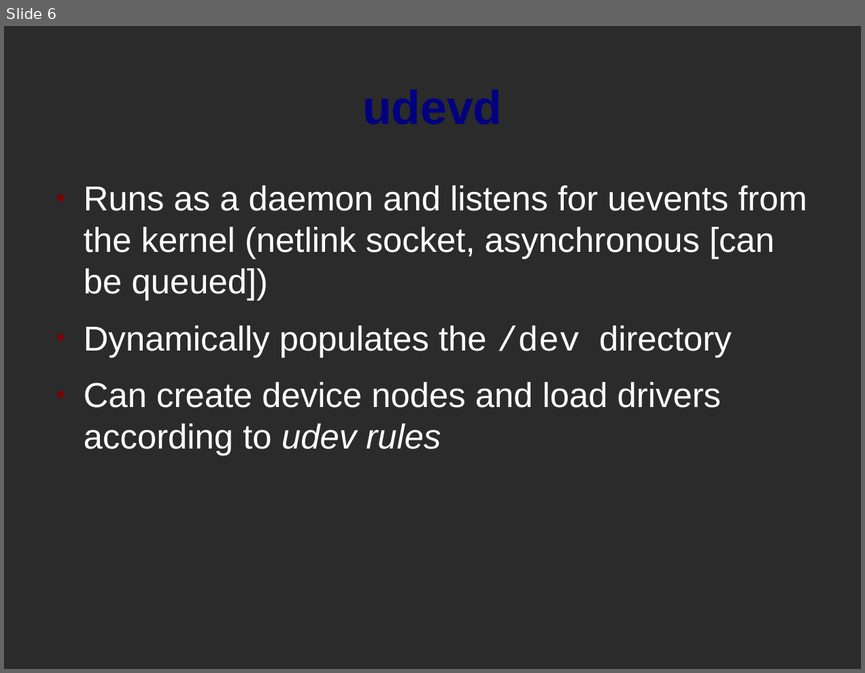
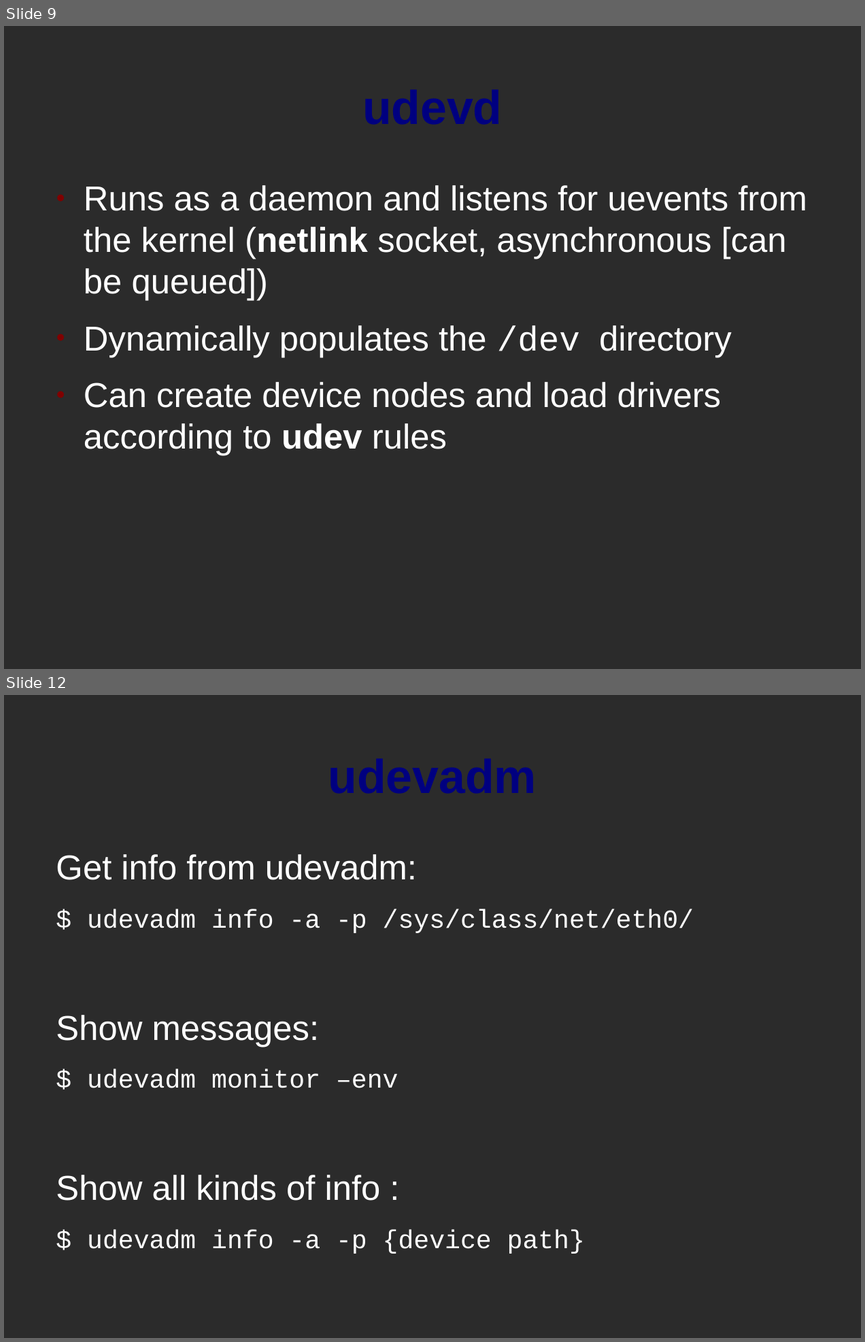
Before and after one commit to misterbonnie/presentations, a slide deck: udev.odp. Shown one above the other, each under a label of ours: slide 6 before the commit, slides 9 and 12 after it; the slides between them are not shown. The pictures are 865x673 and 865x1342 pixels, drawn with LibreOffice and Linux fonts; fonts in the diff are those of the drawing; background and template pictures are left out; a plain dark background stands for a picture behind light text. Boxes give left, top, right and bottom in pixels: in the first picture for what was removed or moved away, otherwise in the second. Text is boxed around its words. In the diff, an @@ line names an element or a change of style, - is before the commit and + after.

Commit message:
udev presentation

```diff
--- a/udev.odp
+++ b/udev.odp
@@ slide 12 added at (4, 695, 861, 1338), background picture (left out) @@
@@ title added at (47, 721, 818, 828), 44 pt, text #000080, bold @@
+udevadm
@@ text added at (56, 854, 694, 1253), 24 pt, text #FFFFFF @@
+Get info from udevadm:
+$ udevadm info -a -p /sys/class/net/eth0/
+Show messages:
+$ udevadm monitor –env
+Show all kinds of info :
+$ udevadm info -a -p {device path}
@@ what was slide 6 is now slide 9 @@
@@ slide 9 changed as well @@
@@ text at (84, 185, 807, 456): bold on in "(netlink", "udev"; italic off in "udev rules" @@
```
Also in this commit, not shown: 5 other slides changed, 9 other slides added, 2 slides removed, 1 other file.
